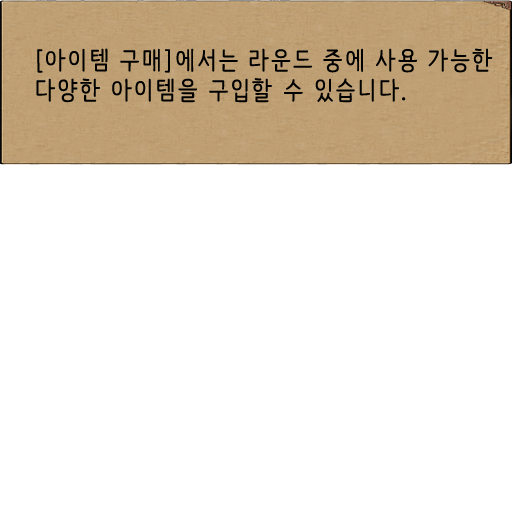
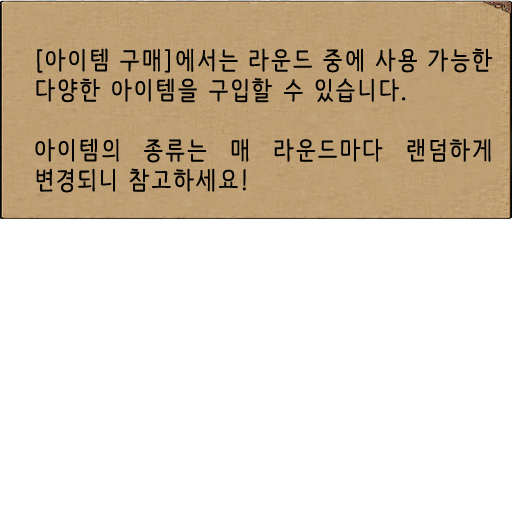
The second 512 x 512 image is a revision of the first. Changes to its layers:
renamed "[아이템 구매]에서는 라운드 중에 사용 가능한 다양한 아이템을 구입할 수 있습니다." to "[아이템 구매]에서는 라운드 중에 사용 가능한 다양한 아이템을 구입할 수 있습니다. 아이템의 종류는 매 라운드마", painted on it over [35, 48, 493, 193]
painted on "statePanel2" over [0, 0, 512, 220]
